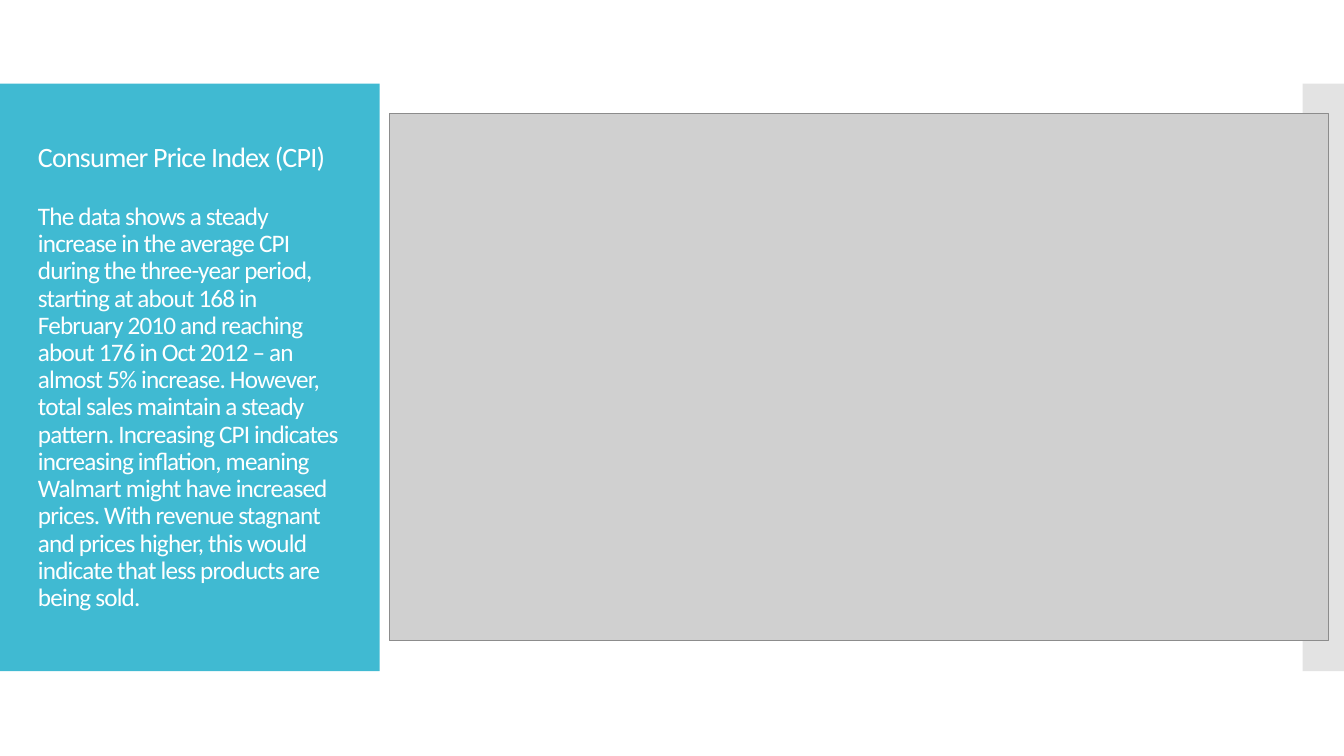
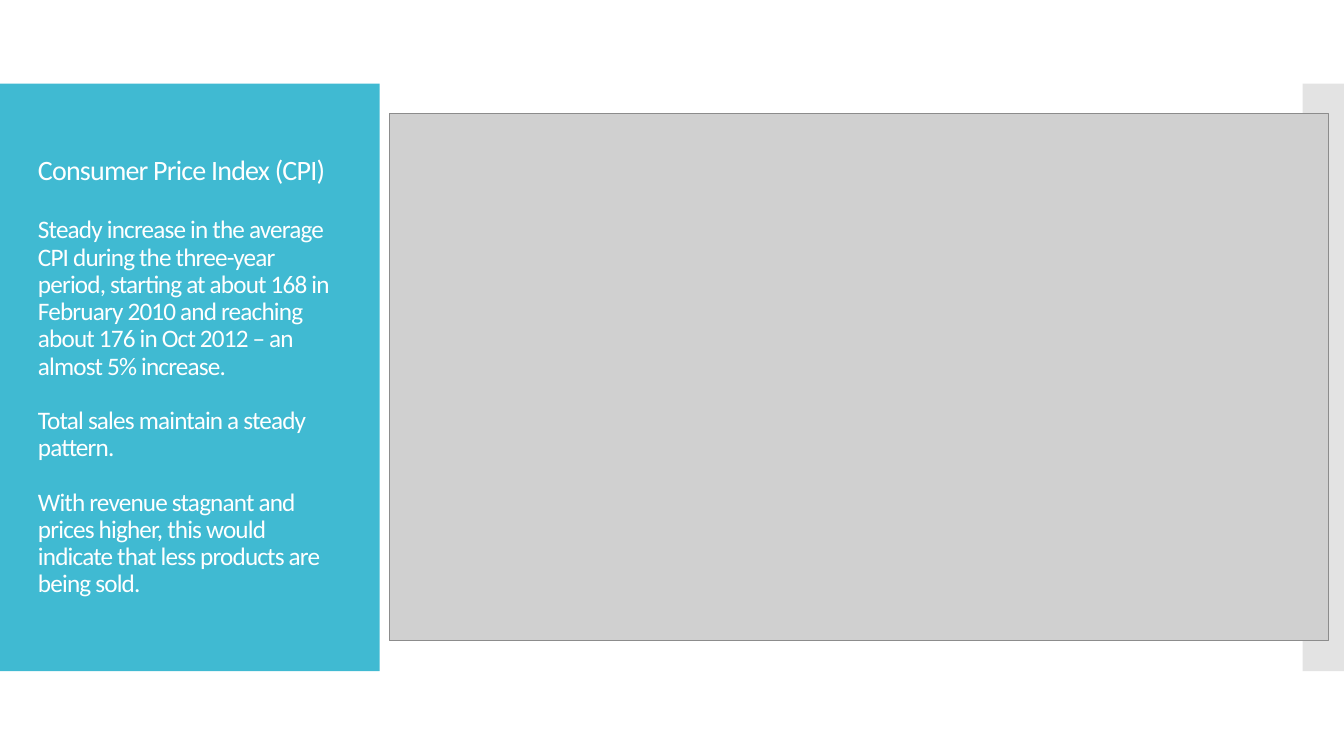
Before and after one commit to mleggett25/Walmart-Sales-Analysis, a slide deck: slide 17 of Walmart Sales Analysis.pptx (slide 18 before the commit). Drawn at 1344x756 pixels with LibreOffice and Linux fonts; fonts in the diff are those of the drawing; grey boxes stand for pictures. Boxes give left, top, right and bottom in pixels: in the first picture for what was removed or moved away, otherwise in the second. Text is boxed around its words. In the diff, an @@ line names an element or a change of style, - is before the commit and + after.

```diff
--- a/Walmart Sales Analysis.pptx
+++ b/Walmart Sales Analysis.pptx
@@ title at (38, 159, 329, 597): text changed @@
-Consumer Price Index (CPI)
-The data shows a steady increase in the average CPI during the three-year period, starting at about 168 in February 2010 and reaching about 176 in Oct 2012 – an almost 5% increase. However, total sales maintain a steady pattern. Increasing CPI indicates increasing inflation, meaning Walmart might have increased prices. With revenue stagnant and prices higher, this would indicate that less products are being sold.
+Consumer Price Index (CPI)
+Steady increase in the average CPI during the three-year period, starting at about 168 in February 2010 and reaching about 176 in Oct 2012 – an almost 5% increase.
+Total sales maintain a steady pattern.
+With revenue stagnant and prices higher, this would indicate that less products are being sold.
```
Also in this commit, not shown: 15 other slides changed, 1 slide added, 6 other files.
